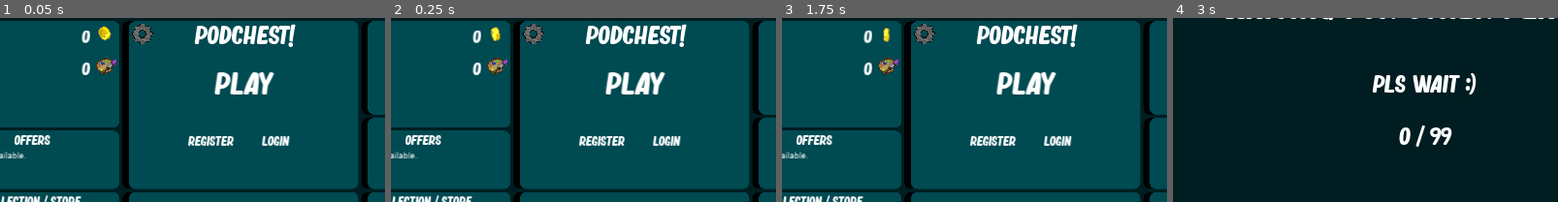
Above: before the commit, frames 1-4 (left to right).
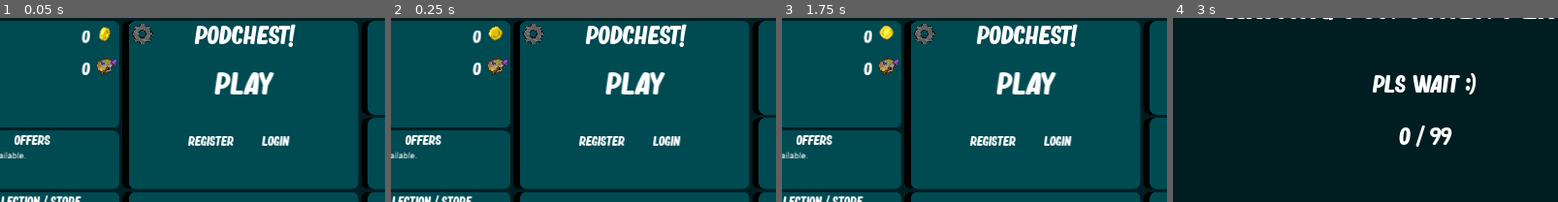
Above: after the commit, the same moments.

Repository: Ludermis/Podchest
Game: Godot game, scene res://Prefabs/Scenes/MainScene.tscn
Two runs of this game, one before a commit and one after it. Both use one fixed random seed, a clock stepped at 60 frames per second and the inputs below.
Inputs (mouse positions are % of the whole screen's width and height, from its top left):
- Up to frame 1 (0.05 s): no input
- Up to frame 2 (0.25 s): no input
- Up to frame 3 (1.75 s): click "Play" at 0.5 s; click "Main Menu" at 1.25 s
- Up to frame 4 (3 s): click "Play" at 2 s; tap Enter at 2.75 s; move the mouse to (72, 44) at 2.77 s; hold D (right) from 2.78 s (still down); click (72, 44) at 2.85 s
The pictures show only the part of the screen within x 18-68%, y 11-61%; the shares and areas given below are measured in that part.

The runs differ from the first frame. In frame 1, 0.2% of the frame differs, in the area x 25-29%, y 4-13%; in frame 2, 0.2%, in the area x 25-30%, y 4-13%; in frame 3, 0.2%; in frame 4, nothing differs.

Commit message:
Lynext
Serverside skill system

Diff:
--- a/Prefabs/Scenes/MainScene.tscn
+++ b/Prefabs/Scenes/MainScene.tscn
@@ -481,7 +481,7 @@
 position = Vector2( 411.432, 42.1931 )
 scale = Vector2( 2, 2 )
 frames = SubResource( 13 )
-frame = 5
+frame = 1
 playing = true
 
 [node name="APSprite" type="AnimatedSprite" parent="AccountPanel"]
--- a/Scripts/Base/Character.gd
+++ b/Scripts/Base/Character.gd
@@ -6,6 +6,7 @@
 var team = -1
 var animation setget setAnimation
 var id
+var skills = {}
 
 func setSkin (newSkin):
 	skin = newSkin
@@ -30,6 +31,23 @@
 func readyCustom():
 	pass
 
+func skillSystem (delta):
+	for i in skills:
+		skills[i].update(delta)
+
+func updateSkillInfo (which, info):
+	for i in info:
+		skills[which][i] = info[i]
+
+func skillCalled (which, called, data):
+	skills[which].callv(called, data)
+
+func anySkillCasting ():
+	for i in skills:
+		if "casting" in skills[i] && skills[i].casting == true:
+			return true
+	return false
+
 func _ready():
 	$NameLabel.modulate = Vars.teams[team]["color"].blend(Color(1,1,1,0.5))
 	if id == Client.selfPeerID:
--- a/Scripts/Characters/Villager.gd
+++ b/Scripts/Characters/Villager.gd
@@ -16,11 +16,11 @@
 
 func inputHandler():
 	if Input.is_action_just_pressed('skill1'):
-		get_tree().root.get_node("Main").rpc_id(1,"objectCalled",Client.selfPeerID,id,"useSkill",[1])
+		skills[1].use()
 	if Input.is_action_just_pressed('skill2'):
-		get_tree().root.get_node("Main").rpc_id(1,"objectCalled",Client.selfPeerID,id,"useSkill",[2])
+		skills[2].use()
 	if Input.is_action_just_pressed('skill3'):
-		get_tree().root.get_node("Main").rpc_id(1,"objectCalled",Client.selfPeerID,id,"useSkill",[3])
+		skills[3].use()
 	if Input.is_action_just_released('wheeldown'):
 		$Camera2D.zoomLevel = min($Camera2D.zoomLevel + 1,4)
 	if Input.is_action_just_released('wheelup'):
@@ -30,9 +30,14 @@
 	characterName = "Villager"
 
 func readyCustom():
-	pass
+	if id == Client.selfPeerID:
+		skills[1] = preload("res://Scripts/Skills/Villager/VillagerQSkill.gd").new()
+		skills[1].id = 1
+		skills[1].characterNode = id
+		skills[1].init()
 
 func _physics_process(delta):
 	if id == Client.selfPeerID:
+		skillSystem(delta)
 		inputHandler()
 		get_tree().root.get_node("Main").rpc_id(1,"objectUpdated",Client.selfPeerID,id,{"pressed": {"left": Input.is_action_pressed('left'), "right": Input.is_action_pressed('right'), "up": Input.is_action_pressed('up'), "down": Input.is_action_pressed('down')}})
--- a/Scripts/Global/Vars.gd
+++ b/Scripts/Global/Vars.gd
@@ -1,6 +1,6 @@
 extends Node
 
-var serverIP = "163.172.223.38"
+var serverIP = "localhost"
 var serverPort = 27015
 var dirtCount = 0
 var dirts = {}
--- a/Scripts/Objects/Clock.gd
+++ b/Scripts/Objects/Clock.gd
@@ -82,11 +82,9 @@
 		dir = Vector2(rand_range(-1,1),rand_range(-1,1))
 		dir = dir.normalized()
 
-
 func _on_Clock_tree_exited():
 	if Vars.objects.has(id):
 		Vars.objects.erase(id)
-
 
 func _on_Area2D_area_entered(area):
 	if !Vars.objects.has(whoSummoned):
--- a/Scripts/Scenes/GameScene.gd
+++ b/Scripts/Scenes/GameScene.gd
@@ -33,7 +33,6 @@
 		print("We got playerDisconnected but that player doesn't exist ?")
 		return
 	print(str("A user disconnected ", who))
-	Vars.objects[who].queue_free()
 
 remote func dirtCreated (d):
 	if Vars.dirts.has(d["position"]):
@@ -66,9 +65,6 @@
 var lastLoadedForCreationName = ""
 
 remote func objectCreated (who, obj, data):
-#	if Vars.objects.has(data["id"]):
-#		print("We got objectCreated but that object already exists ?")
-#		return
 	var node
 	if obj != lastLoadedForCreationName:
 		lastLoadedForCreationName = obj
--- a/Scripts/Skills/Villager/VillagerQSkill.gd
+++ b/Scripts/Skills/Villager/VillagerQSkill.gd
@@ -2,44 +2,42 @@
 
 var arrowEffect : Node2D
 var effect : Node2D
-var casting = false
+var casting
 var indicating = false
-var maxRange = 1000
-var area = 9
-var castTime = 0.5
-var cooldown = 5
-var cooldownRemaining = 0
-var castRemaining = castTime
+var maxRange
+var area
+var castTime
+var cooldown
+var cooldownRemaining
+var castRemaining
 var castLocation = Vector2.ZERO
 var characterNode : int
+var gotInfo = false
 
 func _ready():
 	pass
 
-func _init():
+func init ():
 	type = "skillshot"
-
-func getSharedData ():
-	var data = {}
-	data["casting"] = casting
-	data["indicating"] = indicating
-	data["maxRange"] = maxRange
-	data["area"] = area
-	data["castTime"] = castTime
-	data["cooldown"] = cooldown
-	data["cooldownRemaining"] = cooldownRemaining
-	data["castRemaining"] = castRemaining
-	data["castLocation"] = castLocation
-	return data
+	Vars.objects[characterNode].get_tree().root.get_node("Main").rpc_id(1,"objectCalled",Client.selfPeerID,characterNode,"getSkillInfo",[characterNode,id])
 
 func use ():
-	if Client.selfPeerID == characterNode:
-		indicate()
+	indicate()
+
+func cast (data):
+	castLocation = data["castLocation"]
+	indicating = false
+	effect.queue_free()
+	arrowEffect.queue_free()
+	Vars.objects[characterNode].get_tree().root.get_node("Main/CanvasLayer/ProgressBar").visible = true
+	Vars.objects[characterNode].get_tree().root.get_node("Main/CanvasLayer/Skills/Skill1/Progress").modulate = Color.blue
+
+func castEnd(data):
+	Vars.objects[characterNode].get_tree().root.get_node("Main/CanvasLayer/ProgressBar").visible = false
 
 func indicate ():
 	if indicating:
 		indicating = false
-		Vars.objects[characterNode].get_tree().root.get_node("Main").rpc_id(1,"objectCalled",Client.selfPeerID,characterNode,"updateSkillInfo",[id,{"indicating": false}])
 		effect.queue_free()
 		arrowEffect.queue_free()
 		return
@@ -48,7 +46,6 @@
 			var i = Vars.objects[characterNode].skills[x]
 			if "indicating" in i && i.indicating == true:
 				i.indicating = false
-				Vars.objects[characterNode].get_tree().root.get_node("Main").rpc_id(1,"objectCalled",Client.selfPeerID,characterNode,"updateSkillInfo",[i,{"indicating": false}])
 				i.effect.queue_free()
 				i.arrowEffect.queue_free()
 		indicating = true
@@ -61,60 +58,28 @@
 		Vars.objects[characterNode].get_tree().root.get_node("Main").add_child(effect)
 		Vars.objects[characterNode].get_tree().root.get_node("Main").add_child(arrowEffect)
 
-func cast ():
-	if Client.selfPeerID == characterNode:
-		indicating = false
-		casting = true
-		Vars.objects[characterNode].get_tree().root.get_node("Main/CanvasLayer/ProgressBar").visible = true
-		Vars.objects[characterNode].get_tree().root.get_node("Main/CanvasLayer/Skills/Skill1/Progress").modulate = Color.blue
-		castLocation = Vars.objects[characterNode].get_global_mouse_position()
-		Vars.objects[characterNode].addImpact("RootImpact", {"timeRemaining": castTime, "animStart": "cast", "animEnd": "downIdle"}, -1)
-		castRemaining = castTime
-		effect.queue_free()
-		arrowEffect.queue_free()
-		Vars.objects[characterNode].get_tree().root.get_node("Main").rpc_id(1,"objectCalled",Client.selfPeerID,characterNode,"updateSkillInfo",[id,getSharedData()])
-
-func castEnd(castAlready):
-	if Client.selfPeerID == Vars.roomMaster && !castAlready:
-		Vars.objects[characterNode].get_tree().root.get_node("Main").rpc_id(1,"objectCreated",Client.selfPeerID,"res://Prefabs/Objects/Seed.tscn",{"whoSummoned": characterNode, "position": Vars.objects[characterNode].position, "endPosition": castLocation, "area": area})
-		casting = false
-		cooldownRemaining = cooldown
-		castRemaining = 9999
-		Vars.objects[characterNode].get_tree().root.get_node("Main").rpc_id(1,"objectCalled",Client.selfPeerID,characterNode,"updateSkillInfo",[id,getSharedData()])
-		Vars.objects[characterNode].get_tree().root.get_node("Main").rpc_id(1,"objectCalled",Client.selfPeerID,characterNode,"skillCalled",[id,"castEnd",[true]])
-	if Client.selfPeerID == characterNode:
-		Vars.objects[characterNode].get_tree().root.get_node("Main/CanvasLayer/ProgressBar").visible = false
-
 func update(delta):
-	if Client.selfPeerID == characterNode:
-		if !casting:
-			if cooldownRemaining > 0:
-				Vars.objects[characterNode].get_tree().root.get_node("Main/CanvasLayer/Skills/Skill1/Progress").get_material().set_shader_param("value",((cooldown - cooldownRemaining) / cooldown) * 100)
-				Vars.objects[characterNode].get_tree().root.get_node("Main/CanvasLayer/Skills/Skill1/Progress").modulate = Color.red
-			else:
-				Vars.objects[characterNode].get_tree().root.get_node("Main/CanvasLayer/Skills/Skill1/Progress").get_material().set_shader_param("value",101)
-				Vars.objects[characterNode].get_tree().root.get_node("Main/CanvasLayer/Skills/Skill1/Progress").modulate = Color.lime
-		if indicating:
-			effect.position = Vars.objects[characterNode].get_global_mouse_position()
-			arrowEffect.points = PoolVector2Array([Vars.objects[characterNode].position,Vars.objects[characterNode].get_global_mouse_position()])
-			var canCast = Vars.objects[characterNode].position.distance_to(Vars.objects[characterNode].get_global_mouse_position()) <= maxRange
-			if !canCast:
-				arrowEffect.default_color = Color.red
-			else:
-				arrowEffect.default_color = Color.cyan
-			if Input.is_action_just_pressed("leftclick") && canCast:
-				cast()
+	if !gotInfo:
+		return
+	if !casting:
+		if cooldownRemaining > 0:
+			Vars.objects[characterNode].get_tree().root.get_node("Main/CanvasLayer/Skills/Skill1/Progress").get_material().set_shader_param("value",((cooldown - cooldownRemaining) / cooldown) * 100)
+			Vars.objects[characterNode].get_tree().root.get_node("Main/CanvasLayer/Skills/Skill1/Progress").modulate = Color.red
+		else:
+			Vars.objects[characterNode].get_tree().root.get_node("Main/CanvasLayer/Skills/Skill1/Progress").get_material().set_shader_param("value",101)
+			Vars.objects[characterNode].get_tree().root.get_node("Main/CanvasLayer/Skills/Skill1/Progress").modulate = Color.lime
+	else:
+			Vars.objects[characterNode].get_tree().root.get_node("Main/CanvasLayer/ProgressBar").value = (castTime - castRemaining) / castTime * 100
+	if indicating:
+		effect.position = Vars.objects[characterNode].get_global_mouse_position()
+		arrowEffect.points = PoolVector2Array([Vars.objects[characterNode].position,Vars.objects[characterNode].get_global_mouse_position()])
+		var canCast = Vars.objects[characterNode].position.distance_to(Vars.objects[characterNode].get_global_mouse_position()) <= maxRange
+		if !canCast:
+			arrowEffect.default_color = Color.red
+		else:
+			arrowEffect.default_color = Color.cyan
+		if Input.is_action_just_pressed("leftclick") && canCast:
+			castLocation = Vars.objects[characterNode].get_global_mouse_position()
+			Vars.objects[characterNode].get_tree().root.get_node("Main").rpc_id(1,"objectCalled",Client.selfPeerID,characterNode,"useSkill",[id,{"castLocation": castLocation}])
 		if casting:
 			Vars.objects[characterNode].get_tree().root.get_node("Main/CanvasLayer/ProgressBar").value = (castTime - castRemaining) / castTime * 100
-	if Client.selfPeerID == Vars.roomMaster:
-		var dict = {}
-		if casting:
-			castRemaining -= delta
-			dict["castRemaining"] = castRemaining
-			if castRemaining <= 0:
-				castEnd(false)
-		elif cooldownRemaining > 0:
-			cooldownRemaining -= delta
-			dict["cooldownRemaining"] = cooldownRemaining
-		if !dict.empty():
-			Vars.objects[characterNode].get_tree().root.get_node("Main").rpc_id(1,"objectCalled",Client.selfPeerID,characterNode,"updateSkillInfo",[id,dict])
